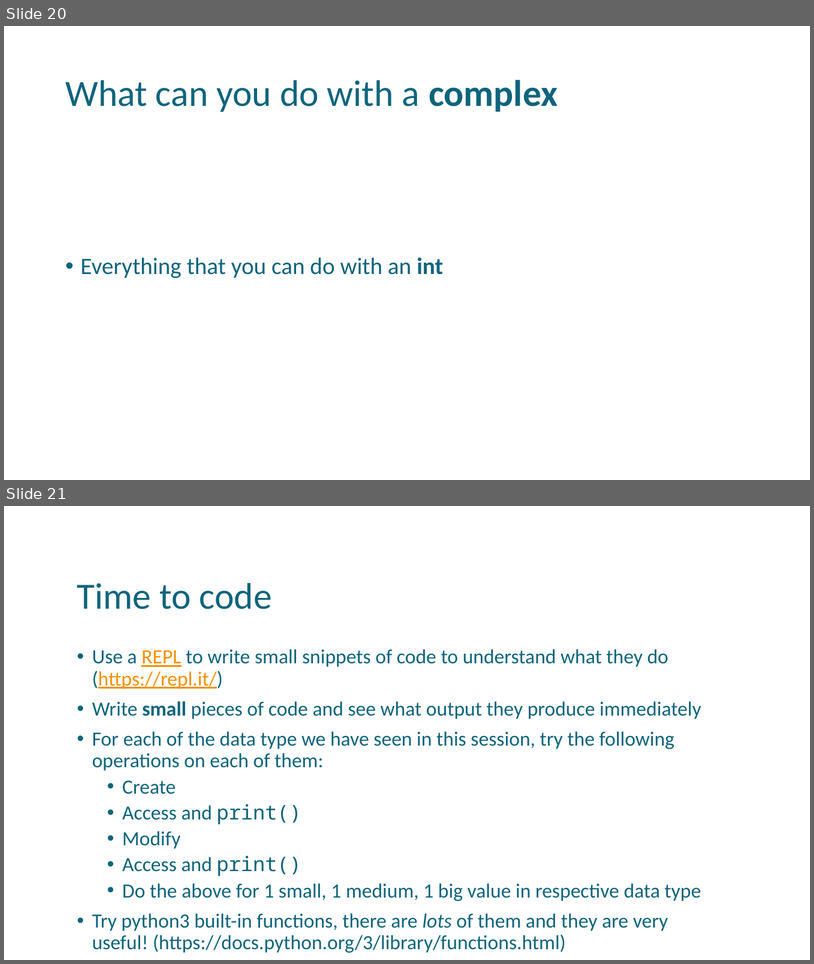
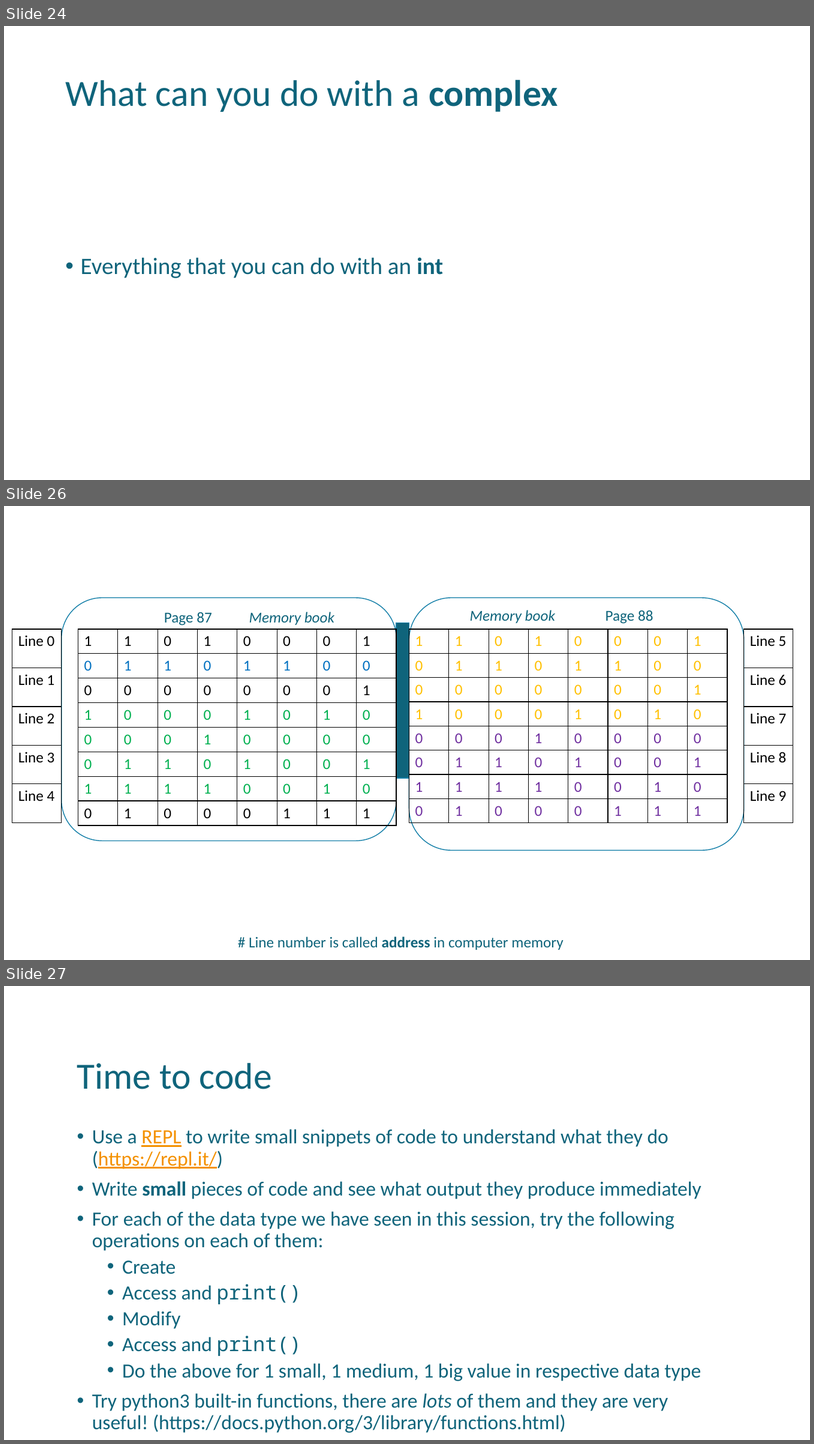
Before and after one commit to uday87j/teach_python, a slide deck: fundamentals/2-State, Data types.pptx. Shown one above the other, each under a label of ours: slides 20 and 21 before the commit, slides 24, 26 and 27 after it; the slides between them are not shown. The pictures are 814x964 and 814x1444 pixels, drawn with LibreOffice and Linux fonts; fonts in the diff are those of the drawing. Boxes give left, top, right and bottom in pixels: in the first picture for what was removed or moved away, otherwise in the second. Text is boxed around its words. In the diff, an @@ line names an element or a change of style, - is before the commit and + after.

```diff
--- a/fundamentals/2-State, Data types.pptx
+++ b/fundamentals/2-State, Data types.pptx
@@ slide 26 added at (x1=4, y1=506, x2=810, y2=960), background #FFFFFF @@
@@ rounded rectangle added at (x1=62, y1=598, x2=396, y2=841), outline #1580A9 1 pt @@
@@ text added at (x1=164, y1=612, x2=212, y2=625), 18 pt, text #0F647B @@
+Page 87
@@ text added at (x1=249, y1=612, x2=335, y2=625), 18 pt, text #0F647B, italic @@
+Memory book
@@ rounded rectangle added at (x1=410, y1=598, x2=744, y2=850), outline #1580A9 1 pt @@
@@ text added at (x1=470, y1=610, x2=555, y2=623), 18 pt, text #0F647B, italic @@
+Memory book
@@ text added at (x1=606, y1=610, x2=654, y2=624), 18 pt, text #0F647B @@
+Page 88
@@ table added at (x1=12, y1=629, x2=62, y2=822), 5 rows, 1 columns @@
+Line 0
+Line 1
+Line 2
+Line 3
+Line 4
@@ table added at (x1=78, y1=629, x2=398, y2=822), 8 rows, 8 columns @@
+1 | 1 | 0 | 1 | 0 | 0 | 0 | 1
+0 | 1 | 1 | 0 | 1 | 1 | 0 | 0
+0 | 0 | 0 | 0 | 0 | 0 | 0 | 1
+1 | 0 | 0 | 0 | 1 | 0 | 1 | 0
+0 | 0 | 0 | 1 | 0 | 0 | 0 | 0
+0 | 1 | 1 | 0 | 1 | 0 | 0 | 1
+1 | 1 | 1 | 1 | 0 | 0 | 1 | 0
+0 | 1 | 0 | 0 | 0 | 1 | 1 | 1
@@ rectangle added at (x1=396, y1=623, x2=410, y2=778), fill #0F647B, outline #1580A9 1 pt @@
@@ table added at (x1=410, y1=629, x2=729, y2=822), 8 rows, 8 columns @@
+1 | 1 | 0 | 1 | 0 | 0 | 0 | 1
+0 | 1 | 1 | 0 | 1 | 1 | 0 | 0
+0 | 0 | 0 | 0 | 0 | 0 | 0 | 1
+1 | 0 | 0 | 0 | 1 | 0 | 1 | 0
+0 | 0 | 0 | 1 | 0 | 0 | 0 | 0
+0 | 1 | 1 | 0 | 1 | 0 | 0 | 1
+1 | 1 | 1 | 1 | 0 | 0 | 1 | 0
+0 | 1 | 0 | 0 | 0 | 1 | 1 | 1
@@ table added at (x1=744, y1=629, x2=794, y2=822), 5 rows, 1 columns @@
+Line 5
+Line 6
+Line 7
+Line 8
+Line 9
@@ text added at (x1=249, y1=936, x2=563, y2=949), 18 pt, text #0F647B @@
+# Line number is called address in computer memory
@@ what was slide 20 is now slide 24 @@
@@ what was slide 21 is now slide 27 @@
```
Also in this commit, not shown: 1 slide changed, 5 other slides added, 1 other file.
